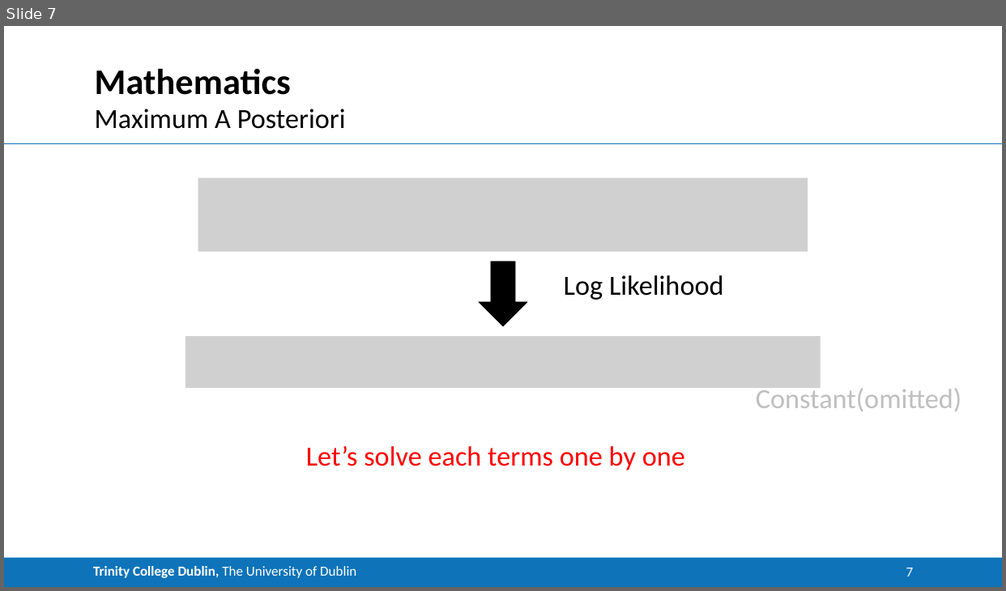
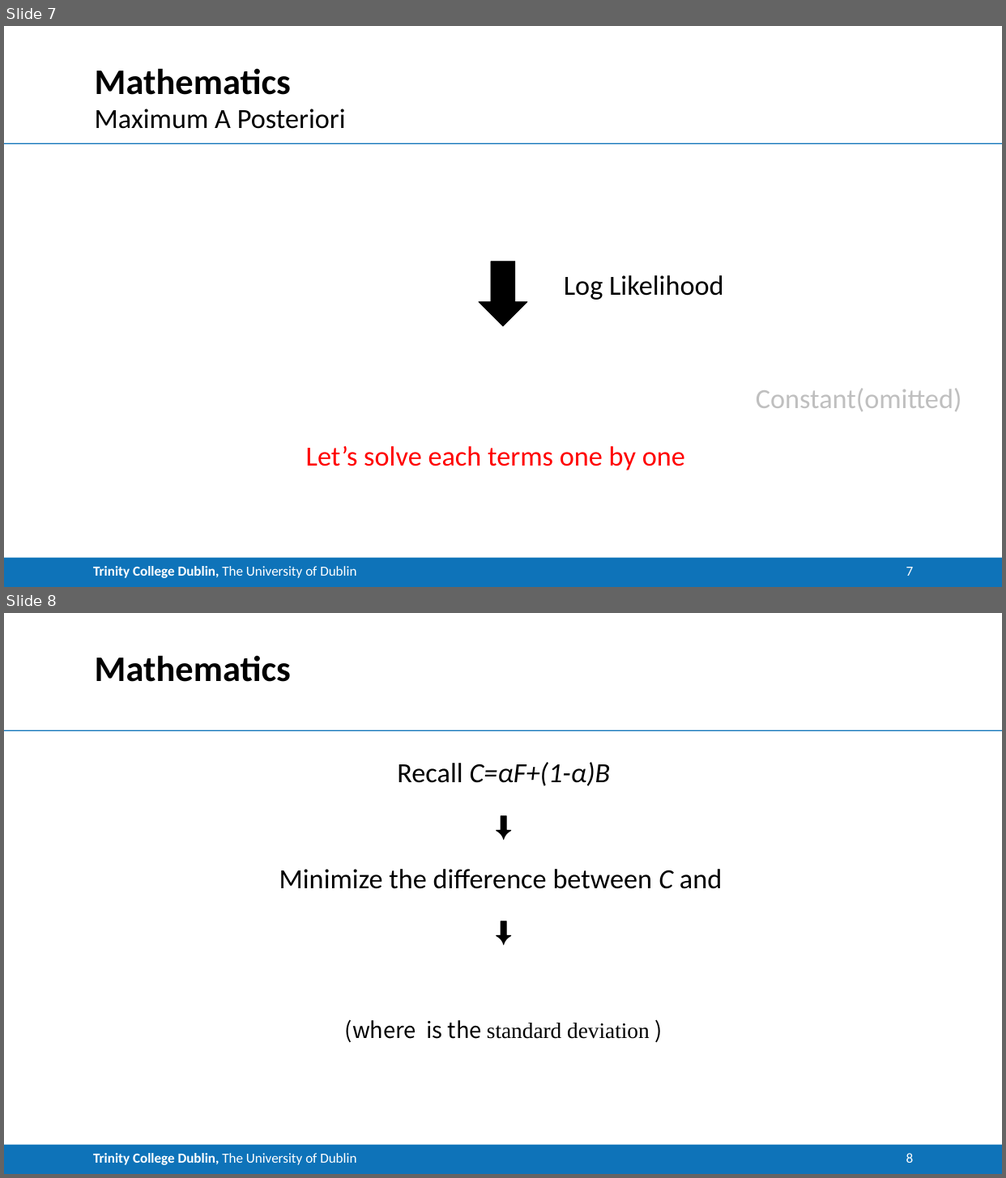
Before and after one commit to CNStanLee/CM_Matting, a slide deck: 002Matlab Project/Project.pptx. Shown one above the other, each under a label of ours: slide 7 before the commit, slides 7 and 8 after it. The pictures are 1006x591 and 1006x1178 pixels, drawn with LibreOffice and Linux fonts; fonts in the diff are those of the drawing; grey boxes stand for pictures. Boxes give left, top, right and bottom in pixels: in the first picture for what was removed or moved away, otherwise in the second. Text is boxed around its words. In the diff, an @@ line names an element or a change of style, - is before the commit and + after.

```diff
--- a/002Matlab Project/Project.pptx
+++ b/002Matlab Project/Project.pptx
@@ slide 8 added at (4,613,1002,1174), background #FFFFFF; not listed: 2 template elements that a slide beside it also shows @@
@@ title added at (95,655,291,682), 26 pt, text #000000, bold @@
+Mathematics
@@ text added at (279,762,722,1042), 20 pt, text #000000 @@
+Recall C=αF+(1-α)B
+⬇️
+Minimize the difference between C and
+⬇️
+(where is the standard deviation )
@@ page number added at (906,1153,914,1163), 10 pt, text #FFFFFF @@
+8
@@ slide 7 changed as well @@
@@ picture removed at (198,177,808,251) @@
@@ picture removed at (185,336,820,388) @@
```
Also in this commit, not shown: 6 other slides changed, 6 other slides added, 4 slides removed.
